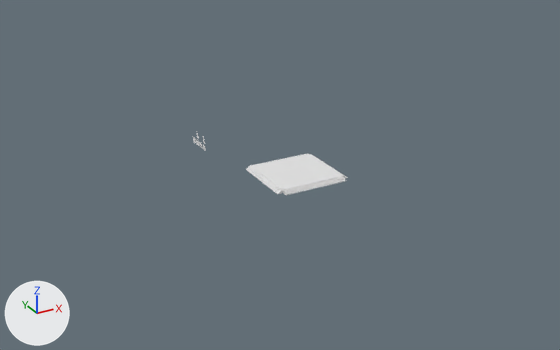
A saved change to the Blender file Desi Y Ofelia/Assets/lvl3wall.blend.
The view is the same before and after, from a 50 mm camera at (-106.2, -183.2, 92.3) aimed at (-6.5, -2.0, 1.7). The axes (+X, +Y, +Z) are drawn at lower left. The lights are the same throughout.

The first picture shows 'Platform'.
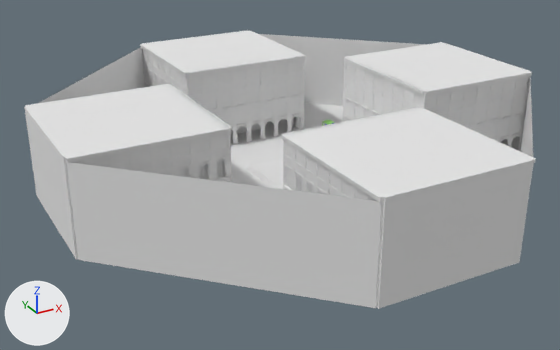
Pixel boxes [x1, y1, x2, y2] of what changed, in the pictures (560 x 350 px):
```json
{"object": "Buildings", "change": "shown", "after": [24, 30, 536, 309]}
{"object": "hint5", "change": "added", "after": [322, 120, 334, 126]}
{"object": "Platform", "change": "unchanged, covered by the edit", "before": [246, 153, 348, 195], "after": [247, 159, 283, 189]}
```

Scene script edits in JSON lines:
```json
{"op": "add", "block": "mat_platform_door", "code": ["mat_platform_door = diffuse_material('platform door')", "mat_platform_door.base_color = (0.0242, 0.0, 0.8)  # blue #2b00e7"]}
{"op": "add", "block": "mat_platform", "code": ["mat_platform = diffuse_material('platform')", "mat_platform.base_color = (0.368, 0.8, 0.206)  # green #a3e77d"]}
{"op": "add", "block": "mat_desi_face", "code": ["mat_desi_face = diffuse_material('desi.face')", "mat_desi_face.base_color = (0.8, 0.8, 0.8)  # white #e7e7e7"]}
{"op": "add", "block": "me_plane_008", "code": ["me_plane_008 = bpy.data.meshes.new('Plane.008')", "me_plane_008.from_pydata(...)  # 2648 vertices, 30 faces; spans x -4.99..4.99, y -3.57..3.84, z -4.99..4.99", "# faces by material slot: [8, 4, 18]", "me_plane_008.materials.append(mat_desi_face)  # white #e7e7e7", "me_plane_008.materials.append(mat_platform_door)  # blue #2b00e7", "me_plane_008.materials.append(mat_platform)  # green #a3e77d"]}
{"op": "remove", "block": "ob_buildings", "code": "ob_buildings.hide_viewport = True"}
{"op": "add", "block": "ob_hint5", "code": ["ob_hint5 = bpy.data.objects.new('hint5', me_plane_008)", "ob_hint5.location = (29.1, 28.6, 1.3)", "ob_hint5.rotation_euler = (4.712, 0.0, 3.142)  # degrees (270, 0, 180)", "ob_hint5.scale = (0.298, 0.298, 0.298)"]}
```
